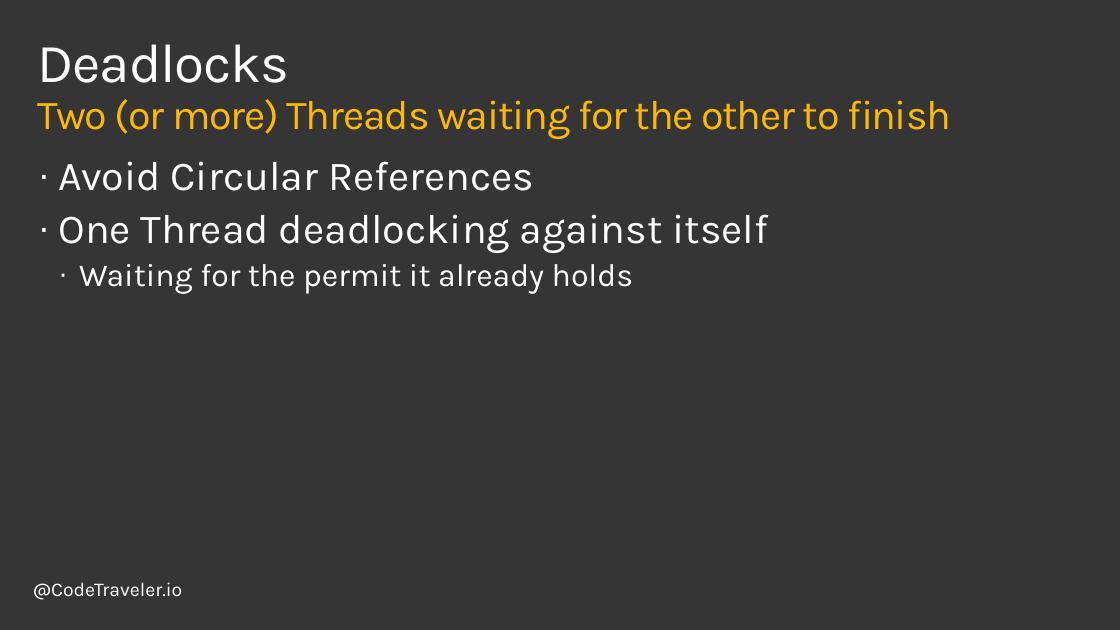
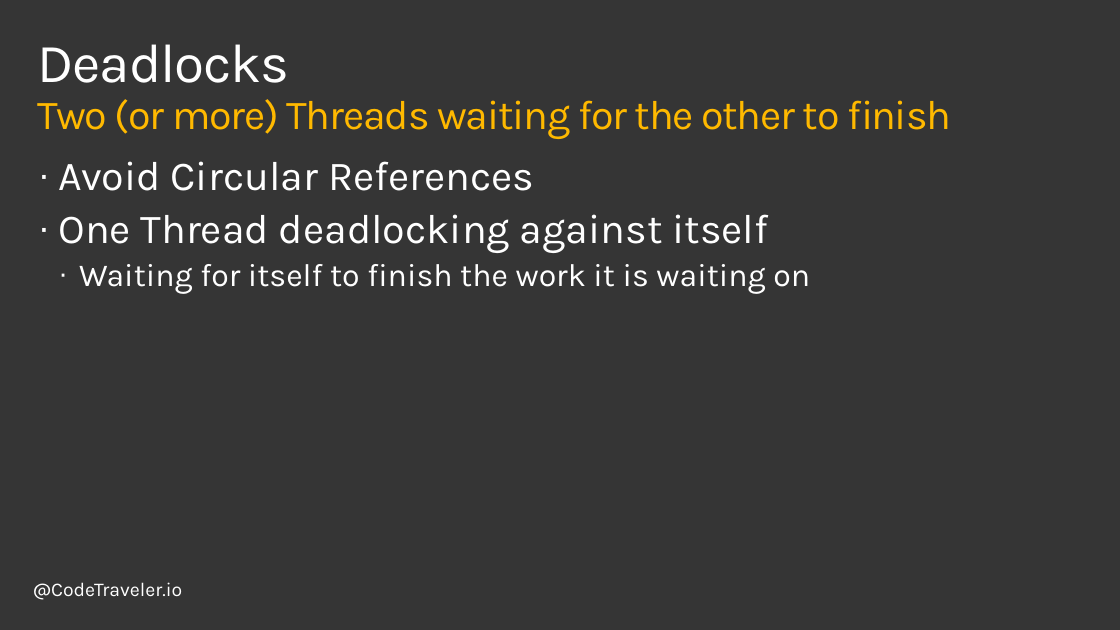
Before and after one commit to TheCodeTraveler/BecomeAnExpertWithAsyncAwait, a slide deck: slide 11 of 5. Asynchronous vs Parallel Programming/AsyncVsParallel.pptx. Drawn at 1120x630 pixels with LibreOffice and Linux fonts; fonts in the diff are those of the drawing; background and template pictures are left out. Boxes give left, top, right and bottom in pixels: in the first picture for what was removed or moved away, otherwise in the second. Text is boxed around its words. In the diff, an @@ line names an element or a change of style, - is before the commit and + after.

```diff
--- a/5. Asynchronous vs Parallel Programming/AsyncVsParallel.pptx
+++ b/5. Asynchronous vs Parallel Programming/AsyncVsParallel.pptx
@@ text at <box>79,264,810,294</box>: text changed @@
-  · Waiting for the permit it already holds
+  · Waiting for itself to finish the work it is waiting on
```
Also in this commit, not shown: 6 other slides changed, 1 other file.
